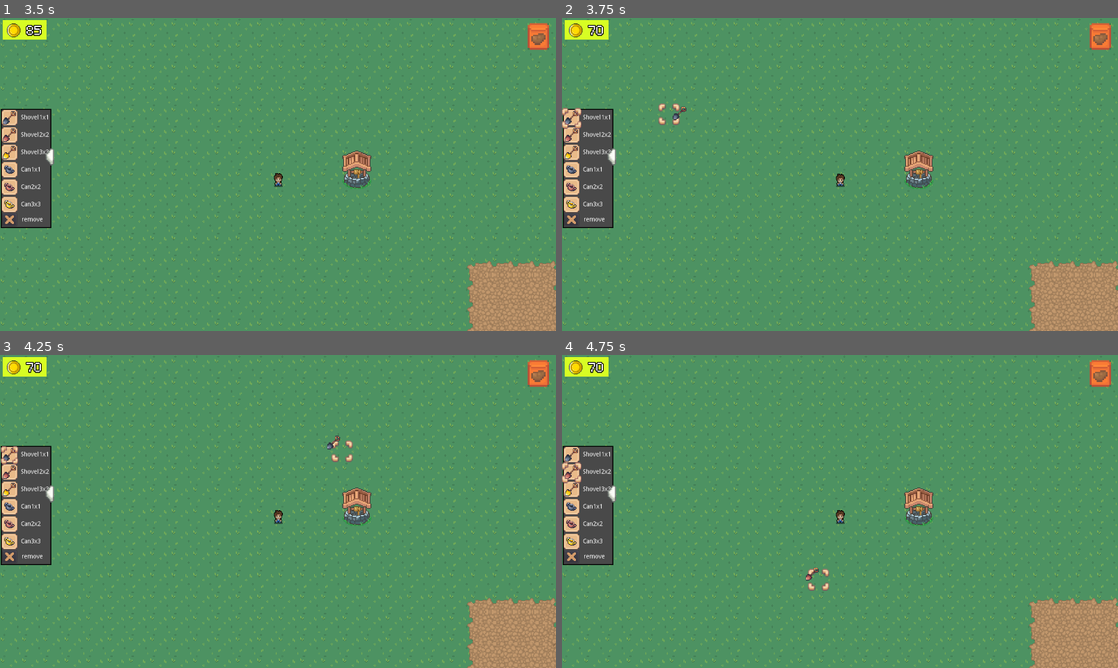
Above: before the commit, frames 1-4 (two rows, left to right).
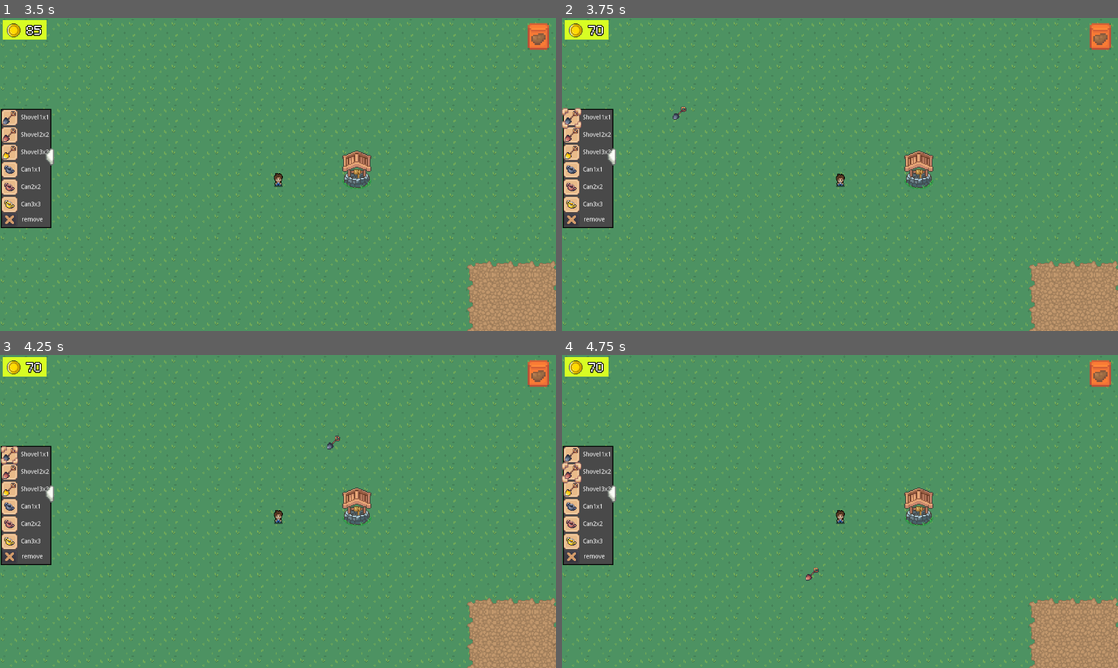
Above: after the commit, the same moments.

Repository: zolkins/RootGame
Game: Godot game, scene res://scenes/main_menu.tscn
Same seed, same stepped clock (60 frames per second), same inputs: the game is played once before the commit and once after it.
Inputs (mouse positions are in pixels of both pictures, inside the frame that each line leads up to):
- Up to frame 1 (3.5 s): click "Нова гра" at 0.5 s; click (5, 155) at 1.25 s; click "remove" at 2 s; click (539, 36) at 2.75 s
- Up to frame 2 (3.75 s): tap Enter at 3.5 s; drag from (573, 118) to (895, 105) at 3.52 s
- Up to frame 3 (4.25 s): no input
- Up to frame 4 (4.75 s): drag from (573, 470) to (812, 574) at 4.27 s

Frame 1 is identical in both runs. In frame 2, 0.1% of the frame differs, in the area x 17-22%, y 27-35%; in frame 3, 0.1%, in the area x 59-64%, y 27-35%; in frame 4, 0.1%.

Commit message:
is_near added

Diff:
--- a/scenes/Hotbar.tscn
+++ b/scenes/Hotbar.tscn
@@ -16,9 +16,6 @@
 [ext_resource path="res://resources/img/selectedItem.png" type="Texture" id=14]
 [ext_resource path="res://resources/tile_set.tres" type="TileSet" id=15]
 
-[sub_resource type="RectangleShape2D" id=1]
-extents = Vector2( 43.1429, 78.8571 )
-
 [node name="Shop" type="Node2D"]
 script = ExtResource( 5 )
 
@@ -190,14 +187,6 @@
 scale = Vector2( 1.75, 1.75 )
 texture = ExtResource( 14 )
 
-[node name="Area2D" type="Area2D" parent="Items"]
-position = Vector2( 218, -61 )
-scale = Vector2( 1.75, 1.75 )
-
-[node name="Checker" type="CollisionShape2D" parent="Items/Area2D"]
-position = Vector2( -93.4286, 230.286 )
-shape = SubResource( 1 )
-
 [node name="Slider" type="TextureButton" parent="."]
 margin_left = -3.0
 margin_top = 300.0
@@ -213,6 +202,4 @@
 format = 1
 
 [connection signal="pressed" from="Items/Delete" to="." method="_on_Delete_pressed"]
-[connection signal="mouse_entered" from="Items/Area2D" to="." method="_on_Area2D_mouse_entered"]
-[connection signal="mouse_exited" from="Items/Area2D" to="." method="_on_Area2D_mouse_exited"]
 [connection signal="pressed" from="Slider" to="." method="_on_Slider_pressed"]
--- a/scenes/player.tscn
+++ b/scenes/player.tscn
@@ -151,6 +151,9 @@
 "speed": 5.0
 } ]
 
+[sub_resource type="CircleShape2D" id=27]
+radius = 40.0
+
 [sub_resource type="CapsuleShape2D" id=1]
 radius = 8.0
 height = 6.0
@@ -161,6 +164,14 @@
 [node name="AnimatedSprite" type="AnimatedSprite" parent="."]
 frames = SubResource( 26 )
 animation = "right"
+
+[node name="Area2D" type="Area2D" parent="AnimatedSprite"]
+position = Vector2( 3.05176e-05, 1.52588e-05 )
+scale = Vector2( 1.75, 1.75 )
+
+[node name="Checker" type="CollisionShape2D" parent="AnimatedSprite/Area2D"]
+scale = Vector2( 1, 1 )
+shape = SubResource( 27 )
 
 [node name="Camera2D" type="Camera2D" parent="."]
 current = true
@@ -195,6 +206,8 @@
 [node name="CanvasLayer2" parent="." instance=ExtResource( 6 )]
 visible = false
 
+[connection signal="mouse_entered" from="AnimatedSprite/Area2D" to="." method="_on_Area2D_mouse_entered"]
+[connection signal="mouse_exited" from="AnimatedSprite/Area2D" to="." method="_on_Area2D_mouse_exited"]
 [connection signal="del" from="CanvasLayer/Shop" to="." method="_on_Shop_del"]
 [connection signal="dig" from="CanvasLayer/Shop" to="." method="_on_Shop_dig"]
 [connection signal="selec" from="CanvasLayer/Shop" to="." method="_on_Shop_selec"]
--- a/scripts/Hotbar.gd
+++ b/scripts/Hotbar.gd
@@ -78,11 +78,3 @@
 	else:
 		$Slider.set_position(Vector2(105, 300))
 		$Slider.set_flip_h(true)
-
-
-
-func _on_Area2D_mouse_entered():
-	Global.is_in_invent = true
-
-func _on_Area2D_mouse_exited():
-	Global.is_in_invent = false
--- a/scripts/KinematicBody2D.gd
+++ b/scripts/KinematicBody2D.gd
@@ -61,18 +61,28 @@
 func _on_Shop_dig():
 	var map_position = $"../predmeti".world_to_map(get_global_mouse_position())
 	var tileid = $"../predmeti".tile_set.find_tile_by_name("Dirt")
-	if !Global.is_in_invent:
+	if Global.is_near:
 		if !($"../predmeti".get_cell(map_position.x, map_position.y) == tileid):
 			$"../predmeti".set_cell(map_position.x, map_position.y, tileid)
 		else:
 			$"../predmeti".set_cell(map_position.x, map_position.y, -1)
 
 func _on_Shop_selec():
-	$"../Select".set_visible(true)
-	var map_position = $"../Select".world_to_map(get_global_mouse_position())
-	var tileid = $"../Select".tile_set.find_tile_by_name("1")
-	$"../Select".clear()
-	$"../Select".set_cell(map_position.x, map_position.y, tileid)
+	if Global.is_near:
+		$"../Select".set_visible(true)
+		var map_position = $"../Select".world_to_map(get_global_mouse_position())
+		var tileid = $"../Select".tile_set.find_tile_by_name("1")
+		$"../Select".clear()
+		$"../Select".set_cell(map_position.x, map_position.y, tileid)
 
 func _on_Shop_del():
 	$"../Select".set_visible(false)
+
+
+
+func _on_Area2D_mouse_entered():
+	Global.is_near = true
+
+
+func _on_Area2D_mouse_exited():
+	Global.is_near = false
--- a/scripts/singleton/global.gd
+++ b/scripts/singleton/global.gd
@@ -3,7 +3,7 @@
 onready var zoom_speed = Vector2(.05,.05)
 onready var coins = 100
 onready var is_phone = false
-onready var is_in_invent = true
+onready var is_near = false
 
 func _ready():
 	TranslationServer.set_locale(languge)
Not shown: 1 places in scenes/Hotbar.tscn that only renumber resources
Not shown: 1 places in scenes/player.tscn that only renumber resources
